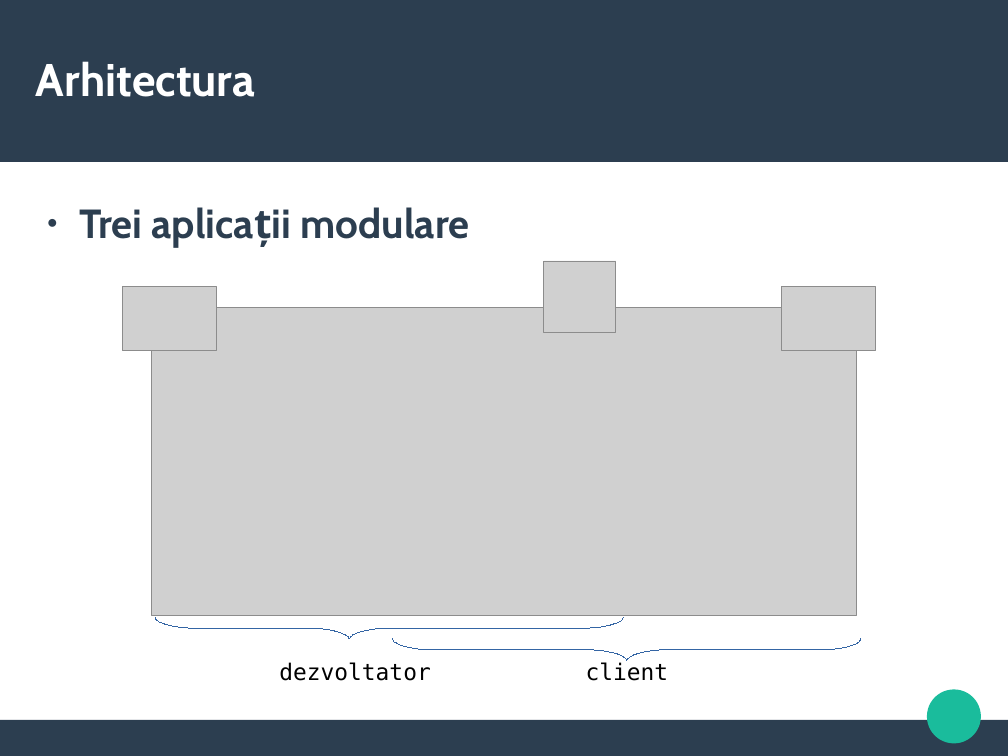
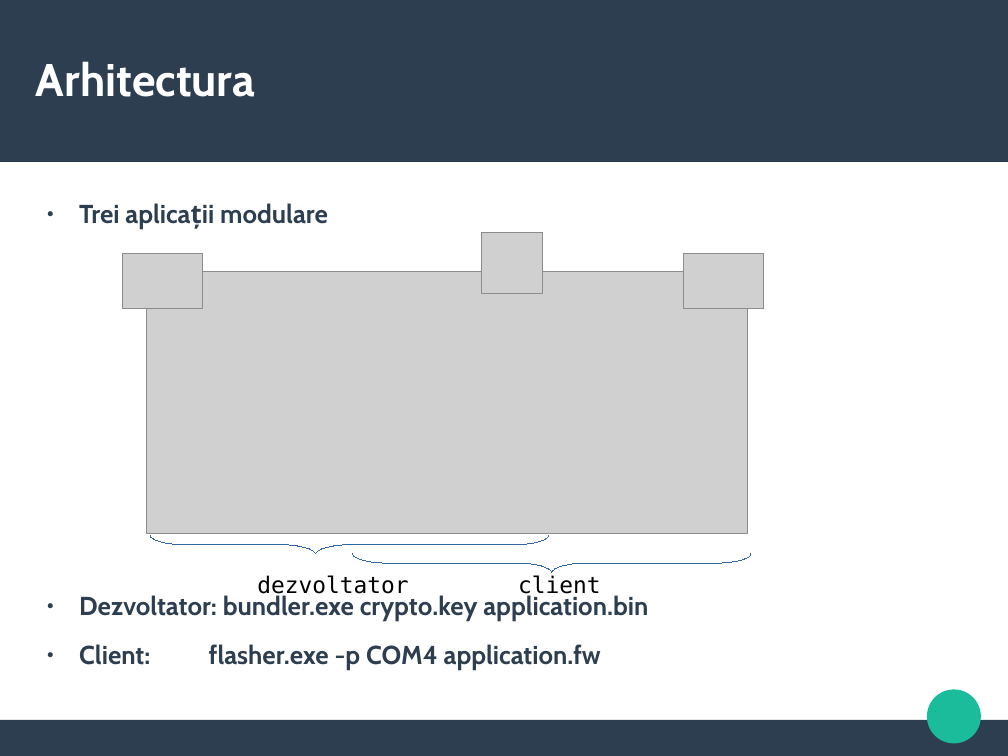
Before and after one commit to paulbarbu/msc-thesis, a slide deck: slide 5 of Bootloader - licenta.odp. Drawn at 1008x756 pixels with LibreOffice and Linux fonts; fonts in the diff are those of the drawing; grey boxes stand for pictures. Boxes give left, top, right and bottom in pixels: in the first picture for what was removed or moved away, otherwise in the second. Text is boxed around its words. In the diff, an @@ line names an element or a change of style, - is before the commit and + after.

```diff
--- a/Bootloader - licenta.odp
+++ b/Bootloader - licenta.odp
@@ text at bbox=[79, 203, 328, 224]: size 32 to 20.4 pt in "Trei aplicații modulare" @@
@@ picture: place and size @@
-picture at bbox=[544, 261, 617, 333]
+picture at bbox=[481, 232, 542, 294]
@@ picture: place and size @@
-picture at bbox=[123, 286, 216, 351]
+picture at bbox=[123, 253, 202, 308]
@@ picture: place and size @@
-picture at bbox=[782, 286, 875, 351]
+picture at bbox=[684, 253, 764, 308]
@@ picture: place and size @@
-picture at bbox=[151, 307, 857, 616]
+picture at bbox=[147, 272, 748, 533]
@@ freeform shape: place and size @@
-freeform shape at bbox=[155, 617, 624, 639]
+freeform shape at bbox=[150, 536, 549, 554]
@@ text "dezvoltator" rewrapped from bbox=[279, 662, 430, 681] to bbox=[257, 575, 408, 599] @@
@@ freeform shape: place and size @@
-freeform shape at bbox=[393, 639, 862, 661]
+freeform shape at bbox=[352, 554, 751, 573]
@@ text "client" rewrapped from bbox=[586, 662, 669, 681] to bbox=[518, 575, 601, 599] @@
@@ text at bbox=[79, 595, 648, 670]: paragraphs added @@
+● Dezvoltator: bundler.exe crypto.key application.bin
+● Client: flasher.exe -p COM4 application.fw
```
Also in this commit, not shown: 6 slides added, 1 slide removed, 16 other files.
